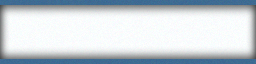
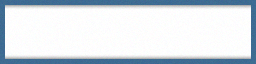
Layer changes from the first 256px x 64px image to the second:
hid "Ebene 4" over (0, 0, 256, 5)
hid "Ebene 4 copy" over (0, 59, 256, 64)
added layer "Ebene 5 copy" above "Ebene 5" over (0, 0, 256, 64)
hid "Ebene 3" over (0, 0, 256, 64)
